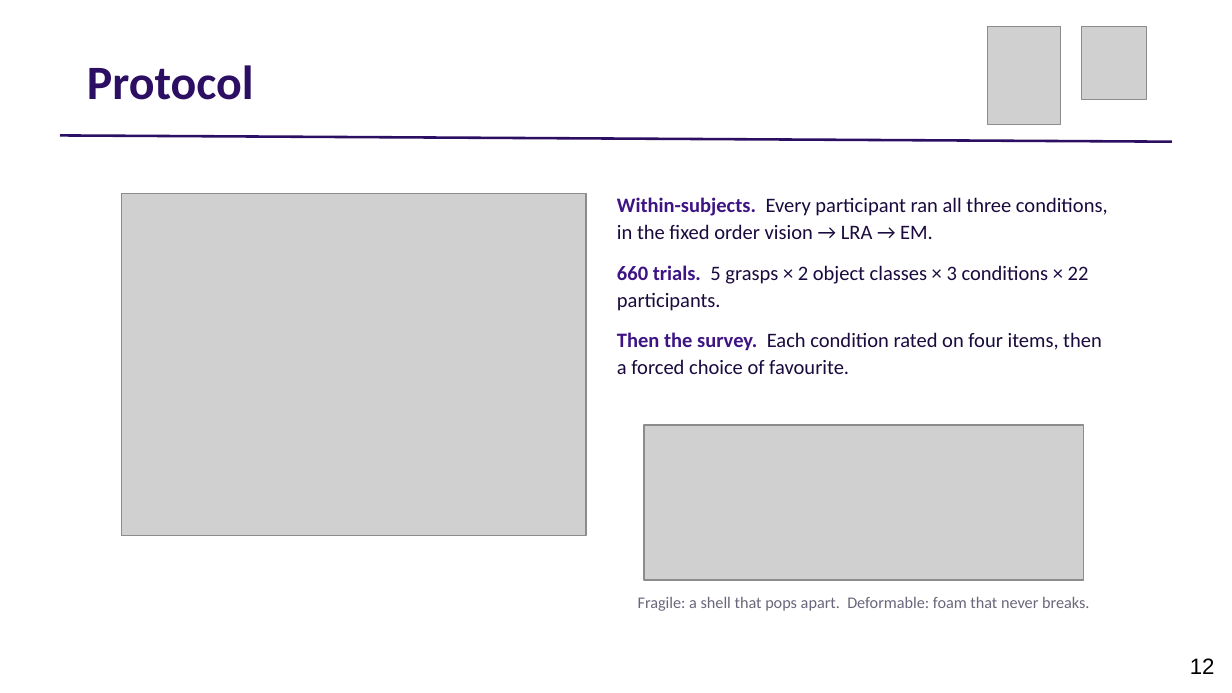
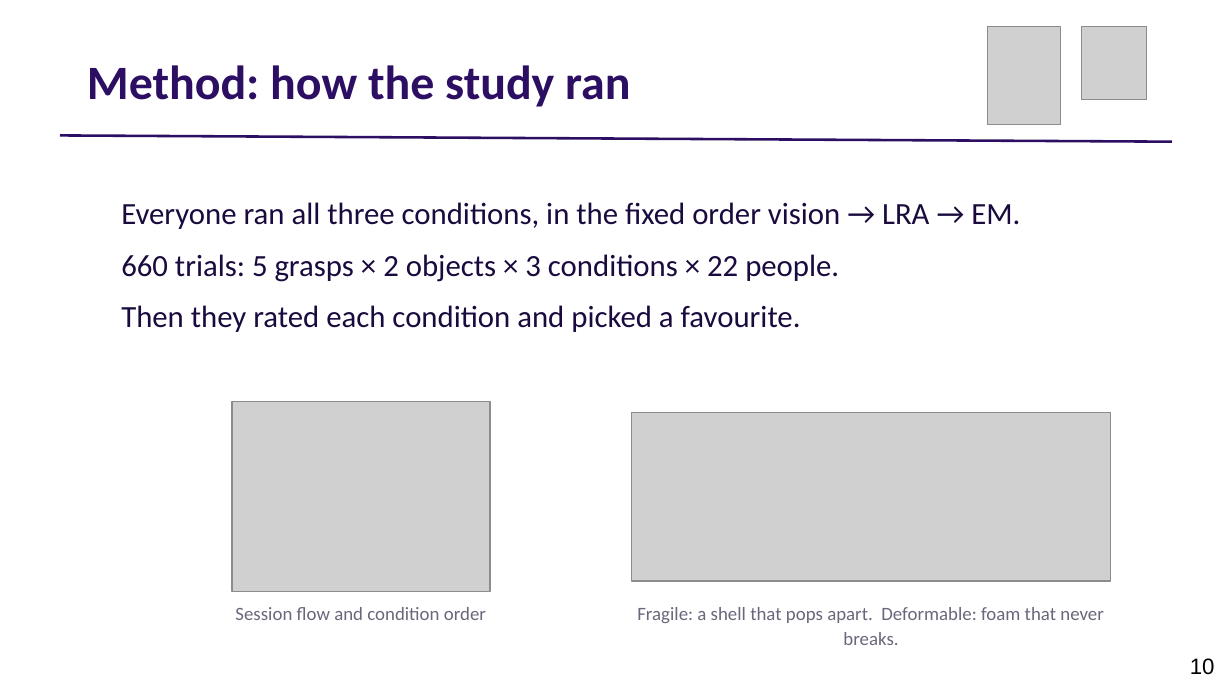
Before and after one commit to adibatic/gripper-haptic, a slide deck: slide 10 of thesis/presentation_slides.pptx (slide 12 before the commit). Drawn at 1232x693 pixels with LibreOffice and Linux fonts; fonts in the diff are those of the drawing; grey boxes stand for pictures. Boxes give left, top, right and bottom in pixels: in the first picture for what was removed or moved away, otherwise in the second. Text is boxed around its words. In the diff, an @@ line names an element or a change of style, - is before the commit and + after.

```diff
--- a/thesis/presentation_slides.pptx
+++ b/thesis/presentation_slides.pptx
@@ text at <box>87,65,630,107</box>: text changed @@
-Protocol
+Method: how the study ran
@@ text at <box>121,202,1020,332</box>: text changed; size 12 to 18 pt @@
-Within-subjects. Every participant ran all three conditions, in the fixed order vision → LRA → EM.
-660 trials. 5 grasps × 2 object classes × 3 conditions × 22 participants.
-Then the survey. Each condition rated on four items, then a forced choice of favourite.
+Everyone ran all three conditions, in the fixed order vision → LRA → EM.
+660 trials: 5 grasps × 2 objects × 3 conditions × 22 people.
+Then they rated each condition and picked a favourite.
@@ picture: place and size @@
-picture at <box>121,193,585,535</box>
+picture at <box>232,402,489,591</box>
@@ picture: place and size @@
-picture at <box>644,425,1084,580</box>
+picture at <box>631,413,1110,582</box>
@@ text added at <box>235,607,486,620</box>, 11 pt, text #6B667B @@
+Session flow and condition order
@@ text "Fragile: a shell that pops ...": place and size @@
-text "Fragile: a shell that pops ..." at <box>638,596,1089,611</box>
+text "Fragile: a shell that pops ..." at <box>637,607,1103,623</box>
@@ text "Fragile: a shell that pops ..." at <box>637,607,1103,623</box>: size 9.5 to 11 pt; line spacing 1 to 1.1 @@
@@ page number at <box>1190,658,1215,675</box>: text changed @@
-12
+10
```
Also in this commit, not shown: 4 other slides changed, 11 slides added, 14 slides removed, 3 other files.
